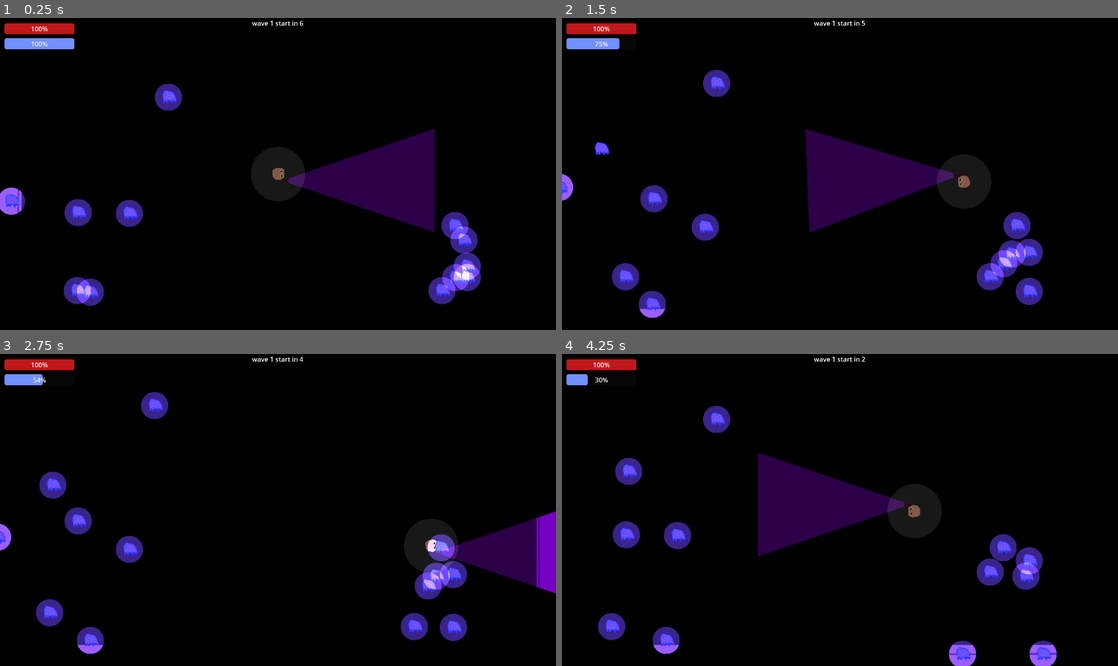
Above: before the commit, frames 1-4 (two rows, left to right).
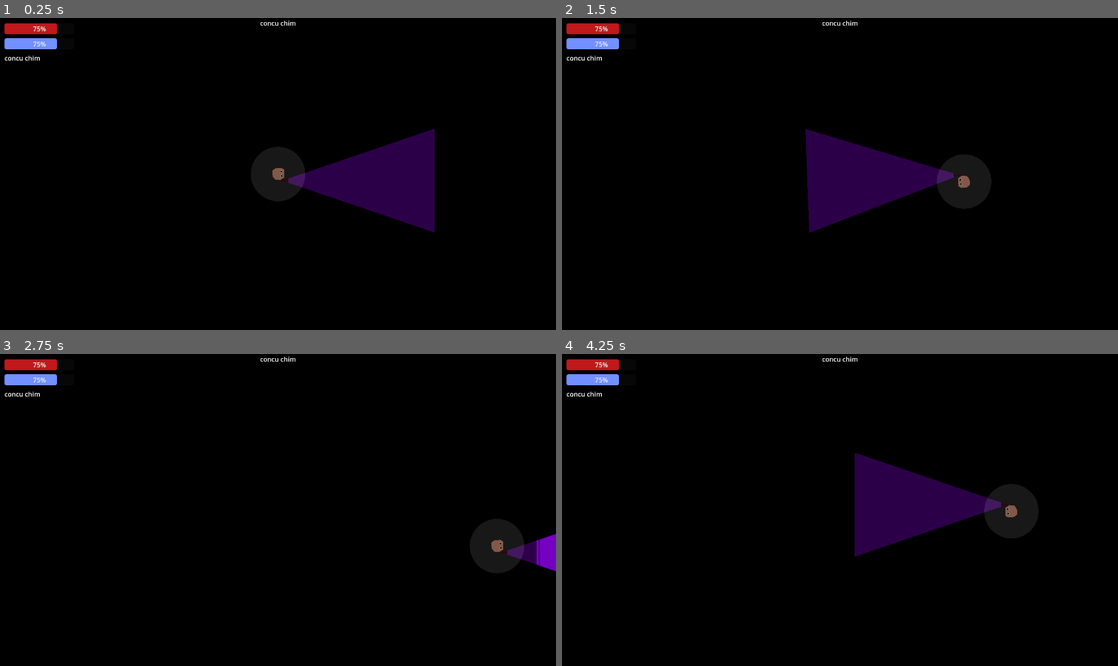
Above: after the commit, the same moments.

Repository: mncc8337/blashout
Game: Godot game, scene res://scenes/main.tscn
Two runs of this game, one before a commit and one after it. Both use one fixed random seed, a clock stepped at 60 frames per second and the inputs below.
Inputs (mouse positions are in pixels of both pictures, inside the frame that each line leads up to):
- Up to frame 1 (0.25 s): no input
- Up to frame 2 (1.5 s): move the mouse to (962, 158) at 0.52 s; hold D (right) 0.53-1.28 s; hold Shift (run) 0.53-1.28 s; move the mouse to (728, 189) at 1.27 s; hold S (down) from 1.28 s (still down); tap Shift (run) at 1.35 s
- Up to frame 3 (2.75 s): move the mouse to (333, 441) at 2.02 s; release S (down) at 2.03 s; hold D (right) from 2.03 s (still down); hold Shift (run) from 2.03 s (still down)
- Up to frame 4 (4.25 s): move the mouse to (812, 572) at 2.77 s; release D (right) at 2.78 s; release Shift (run) at 2.78 s; hold W (up) 2.78-3.53 s; tap Shift (run) at 2.85 s; move the mouse to (1006, 556) at 3.52 s; hold A (left) from 3.53 s (still down); hold Shift (run) from 3.53 s (still down)

The runs differ from the first frame. In frame 1, 3.9% of the frame differs, in the area x 0-87%, y 0-93%; in frame 2, 4.0%; in frame 3, 6.7%; in frame 4, 13%, in the area x 0-89%, y 0-100%.
Error after the commit: Parse Error: Cannot find member "EARTH_QUAKE" in base "main.gd.SKILL". (res://scripts/main.gd:63)

Commit message:
Revert "UI update"
This reverts commit f3cde368b3349014d9f23a439f033dd6fea79711.

Diff:
--- a/project.godot
+++ b/project.godot
@@ -19,6 +19,7 @@
 
 window/size/viewport_width=1366
 window/size/viewport_height=768
+window/size/resizable=false
 
 [input]
 
--- a/scenes/foe.tscn
+++ b/scenes/foe.tscn
@@ -7,6 +7,34 @@
 
 [sub_resource type="Theme" id="Theme_ctdp7"]
 ProgressBar/styles/fill = SubResource("StyleBoxFlat_jaxkr")
+
+[sub_resource type="Animation" id="Animation_4fs45"]
+resource_name = "spawn"
+length = 0.5
+tracks/0/type = "value"
+tracks/0/imported = false
+tracks/0/enabled = true
+tracks/0/path = NodePath("Polygon2D:color")
+tracks/0/interp = 2
+tracks/0/loop_wrap = true
+tracks/0/keys = {
+"times": PackedFloat32Array(0, 0.5),
+"transitions": PackedFloat32Array(1, 1),
+"update": 0,
+"values": [Color(1, 1, 1, 0), Color(1, 1, 1, 0.788235)]
+}
+tracks/1/type = "value"
+tracks/1/imported = false
+tracks/1/enabled = true
+tracks/1/path = NodePath(".:scale")
+tracks/1/interp = 1
+tracks/1/loop_wrap = true
+tracks/1/keys = {
+"times": PackedFloat32Array(0, 0.5),
+"transitions": PackedFloat32Array(1, 1),
+"update": 0,
+"values": [Vector2(0, 0), Vector2(3, 3)]
+}
 
 [sub_resource type="Animation" id="Animation_4bbli"]
 resource_name = "die"
@@ -34,34 +62,6 @@
 "transitions": PackedFloat32Array(1, 1),
 "update": 0,
 "values": [Vector2(3, 3), Vector2(1e-05, 1e-05)]
-}
-
-[sub_resource type="Animation" id="Animation_4fs45"]
-resource_name = "spawn"
-length = 0.5
-tracks/0/type = "value"
-tracks/0/imported = false
-tracks/0/enabled = true
-tracks/0/path = NodePath("Polygon2D:color")
-tracks/0/interp = 2
-tracks/0/loop_wrap = true
-tracks/0/keys = {
-"times": PackedFloat32Array(0, 0.5),
-"transitions": PackedFloat32Array(1, 1),
-"update": 0,
-"values": [Color(1, 1, 1, 0), Color(1, 1, 1, 0.788235)]
-}
-tracks/1/type = "value"
-tracks/1/imported = false
-tracks/1/enabled = true
-tracks/1/path = NodePath(".:scale")
-tracks/1/interp = 1
-tracks/1/loop_wrap = true
-tracks/1/keys = {
-"times": PackedFloat32Array(0, 0.5),
-"transitions": PackedFloat32Array(1, 1),
-"update": 0,
-"values": [Vector2(0, 0), Vector2(3, 3)]
 }
 
 [sub_resource type="AnimationLibrary" id="AnimationLibrary_qwr4n"]
--- a/scenes/grave.tscn
+++ b/scenes/grave.tscn
@@ -11,6 +11,22 @@
 
 [sub_resource type="Theme" id="Theme_7fvyk"]
 ProgressBar/styles/fill = SubResource("StyleBoxFlat_uhm6t")
+
+[sub_resource type="Animation" id="Animation_0nccc"]
+resource_name = "spawn"
+length = 0.5
+tracks/0/type = "value"
+tracks/0/imported = false
+tracks/0/enabled = true
+tracks/0/path = NodePath("Polygon2D:color")
+tracks/0/interp = 2
+tracks/0/loop_wrap = true
+tracks/0/keys = {
+"times": PackedFloat32Array(0, 0.5),
+"transitions": PackedFloat32Array(1, 1),
+"update": 0,
+"values": [Color(1, 1, 1, 0), Color(1, 1, 1, 0.788235)]
+}
 
 [sub_resource type="Animation" id="Animation_366u1"]
 resource_name = "die"
@@ -26,22 +42,6 @@
 "transitions": PackedFloat32Array(1, 1),
 "update": 0,
 "values": [Color(1, 1, 1, 0.788235), Color(1, 1, 1, 0)]
-}
-
-[sub_resource type="Animation" id="Animation_0nccc"]
-resource_name = "spawn"
-length = 0.5
-tracks/0/type = "value"
-tracks/0/imported = false
-tracks/0/enabled = true
-tracks/0/path = NodePath("Polygon2D:color")
-tracks/0/interp = 2
-tracks/0/loop_wrap = true
-tracks/0/keys = {
-"times": PackedFloat32Array(0, 0.5),
-"transitions": PackedFloat32Array(1, 1),
-"update": 0,
-"values": [Color(1, 1, 1, 0), Color(1, 1, 1, 0.788235)]
 }
 
 [sub_resource type="AnimationLibrary" id="AnimationLibrary_v1ul4"]
--- a/scripts/main.gd
+++ b/scripts/main.gd
@@ -42,16 +42,13 @@
 		info[2] = "increase your base vision by 5%"
 	elif skill == SKILL.STRONGER_LIGHT:
 		info[0] = "stronger light"
-		info[1] = "res://imgs/skillimg.png"
-		info[2] = "increase your damage to ghost by 10%"
+		info[1] = "increase your damage to ghost by 5%"
 	elif skill == SKILL.LARGER_LIGHT:
-		info[0] = "wider light"
-		info[1] = "res://imgs/skillimg.png"
-		info[2] = "make your light reach 7% further"
+		info[0] = "larger light"
+		info[1] = "make your light reach 5% further"
 	elif skill == SKILL.RUNNER:
 		info[0] = "runner"
-		info[1] = "res://imgs/skillimg.png"
-		info[2] = "increase your stamina and your base speed by 7%"
+		info[1] = "increase your stamina and your base speed by 5%"
 	elif skill == SKILL.MEDIC:
 		info[0] = "medic"
 		info[1] = "res://imgs/skillimg.png"
@@ -62,8 +59,13 @@
 		info[2] = "allow you to redirect your light to any directions while running"
 	elif skill == SKILL.TOMB_RAIDER:
 		info[0] = "tomb raider"
-		info[1] = "res://imgs/skillimg.png"
-		info[2] = "remove graves by pointing light at it (it takes time)"
+		info[1] = "remove graves by pointing light at it (it takes time)"
+	elif skill == SKILL.EARTH_QUAKE:
+		info[0] = "earth quake"
+		info[1] = "reduce the number of grave by 25%"
+	elif skill == SKILL.WITCH:
+		info[0] = "witch"
+		info[1] = "instantly heal 25% of your health"
 
 	return info
 
@@ -94,6 +96,14 @@
 	elif skill == SKILL.TOMB_RAIDER:
 		$player.tomb_raider = true
 		skilllist.erase(SKILL.TOMB_RAIDER)
+	elif skill == SKILL.EARTH_QUAKE:
+		var all_grave = $graves.get_children()
+		all_grave.shuffle()
+		var num = ceil(all_grave.size() * 0.25)
+		for i in num:
+			all_grave[i].queue_free()
+	elif skill == SKILL.WITCH:
+		$player.health = clamp($player.health + 0.25 * $player.max_health, 0, $player.max_health)
 
 func choose_skill(x):
 	apply_skill(skilllist[x])
@@ -193,11 +203,11 @@
 
 # Called every frame. 'delta' is the elapsed time since the previous frame.
 func _process(delta):
-
-	$UI/healthbar.max_value = ceil($player.max_health)
-	$UI/healthbar.value = ceil($player.health)
-	$UI/staminabar.max_value = ceil($player.max_stamina)
-	$UI/staminabar.value = $player.stamina
+	$UI/VBoxContainer.size.x = get_viewport().get_size().x * 0.15
+	$UI/VBoxContainer/healthbar.max_value = ceil($player.max_health)
+	$UI/VBoxContainer/healthbar.value = ceil($player.health)
+	$UI/VBoxContainer/staminabar.max_value = ceil($player.max_stamina)
+	$UI/VBoxContainer/staminabar.value = $player.stamina
 
 	if $player.is_exhausted:
 		$UI/exhausted.text = "Exhausted!"
--- a/scripts/player.gd
+++ b/scripts/player.gd
@@ -88,8 +88,7 @@
 			stamina = 0
 
 	if dir == Vector2.ZERO or !is_running or furious:
-		var rat = (viewport.get_size() * 1.0 - Vector2(1366, 768))
-		look_at(viewport.get_mouse_position() - rat / 2) # idk why but it works lol
+		look_at(viewport.get_mouse_position())
 	else:
 		current_dir = current_dir.lerp(dir, 0.5)
 		look_at(current_dir + position)
Not shown, removed: export_presets.cfg
